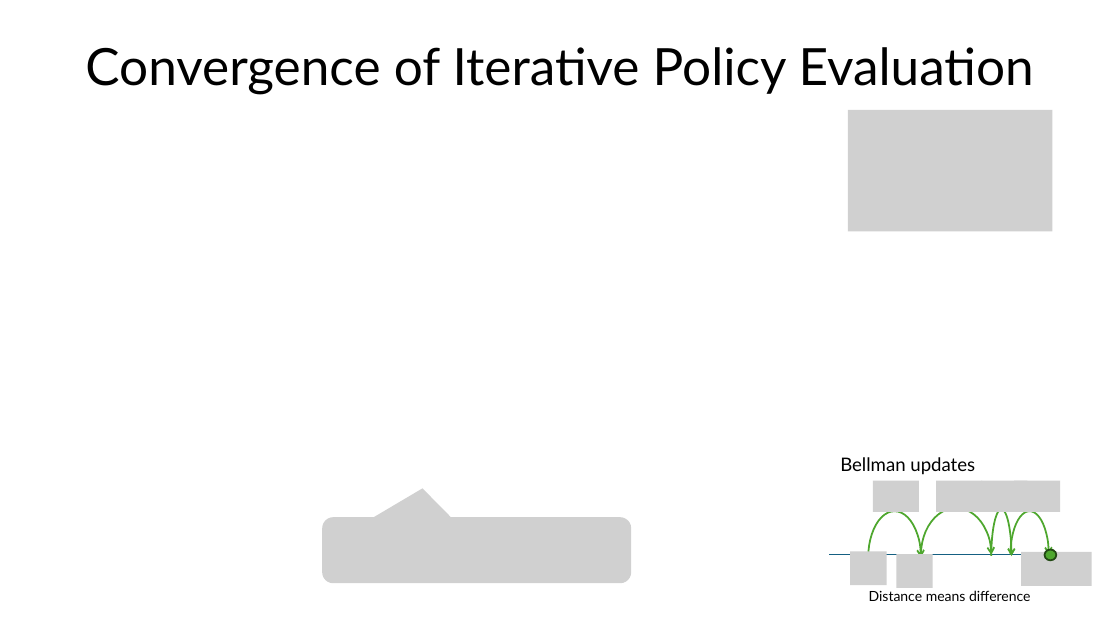
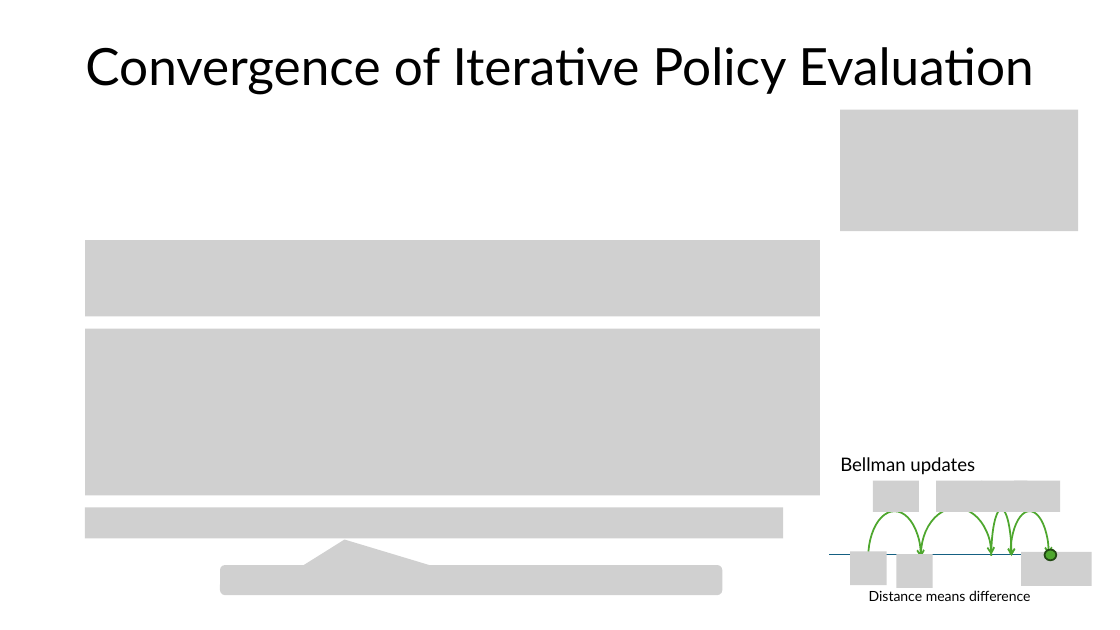
Before and after one commit to mhahsler/Introduction_to_Reinforcement_Learning, a slide deck: slide 11 of slides/Lecture_Chapter04.pptx. Drawn at 1120x630 pixels with LibreOffice and Linux fonts; fonts in the diff are those of the drawing; grey boxes stand for pictures. Boxes give left, top, right and bottom in pixels: in the first picture for what was removed or moved away, otherwise in the second. Text is boxed around its words. In the diff, an @@ line names an element or a change of style, - is before the commit and + after.

```diff
--- a/slides/Lecture_Chapter04.pptx
+++ b/slides/Lecture_Chapter04.pptx
@@ picture: place and size @@
-picture at (848,110,1053,232)
+picture at (840,110,1078,232)
@@ picture added at (85,240,820,317) @@
@@ picture added at (85,329,820,496) @@
@@ picture added at (85,507,783,539) @@
@@ picture removed at (323,518,632,584) @@
@@ picture added at (220,565,723,596) @@
```
Also in this commit, not shown: 1 slide added, 5 other files.
